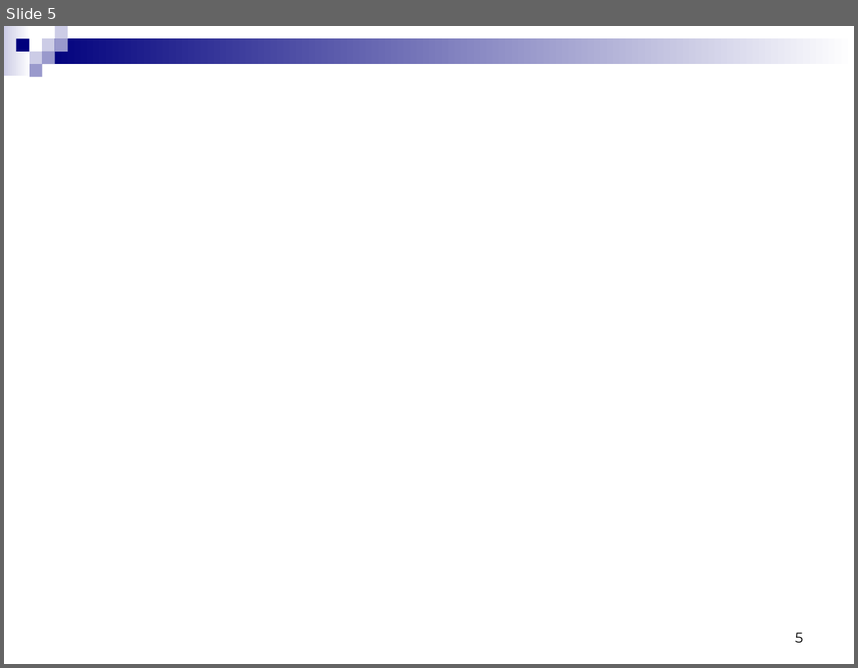
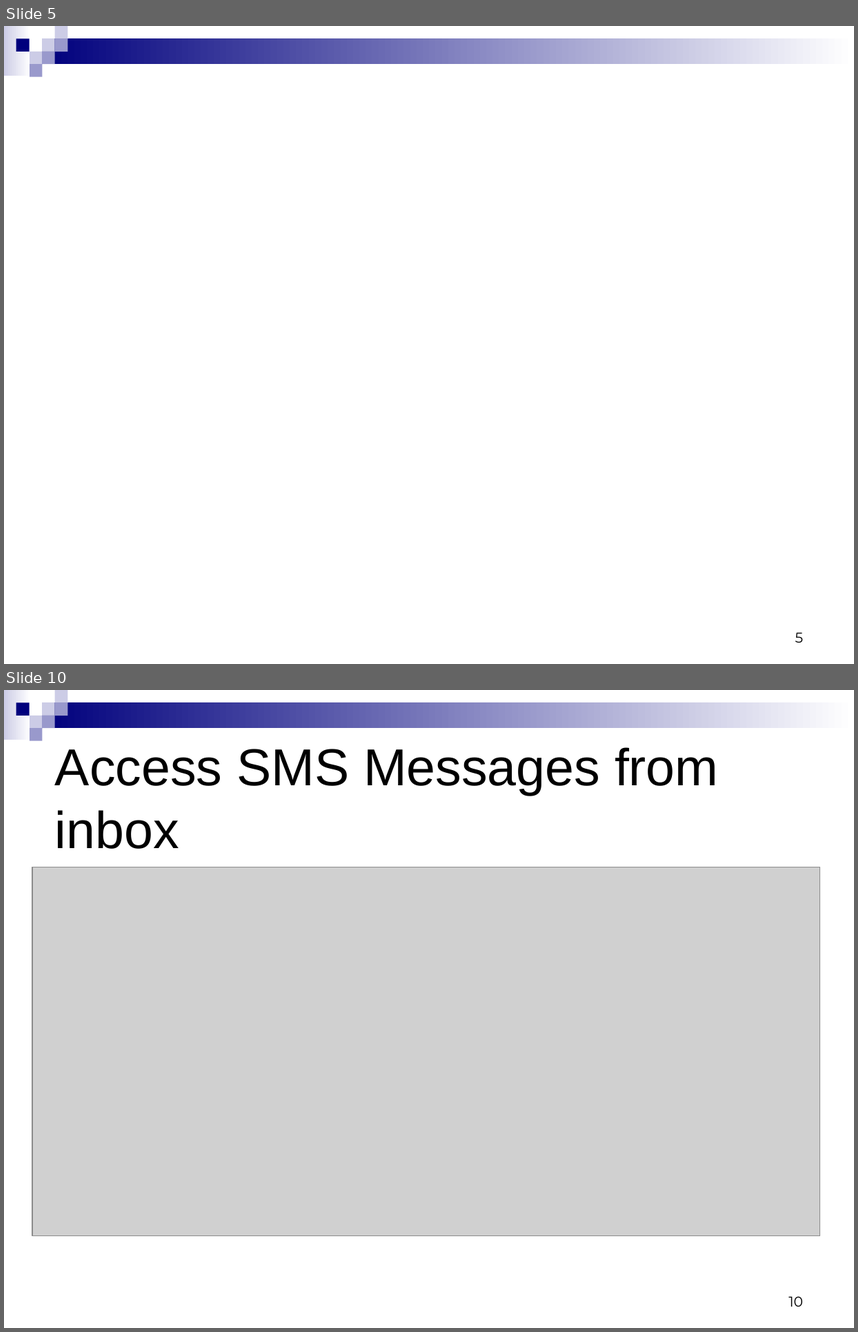
Before and after one commit to ndavidor/SmsTelephony, a slide deck: Telephony&SMS.ppt. Shown one above the other, each under a label of ours: slide 5 before the commit, slides 5 and 10 after it; the slides between them are not shown. The pictures are 858x668 and 858x1332 pixels, drawn with LibreOffice and Linux fonts; fonts in the diff are those of the drawing; grey boxes stand for pictures; background and template pictures are left out. Boxes give left, top, right and bottom in pixels: in the first picture for what was removed or moved away, otherwise in the second. Text is boxed around its words. In the diff, an @@ line names an element or a change of style, - is before the commit and + after.

```diff
--- a/Telephony&SMS.ppt
+++ b/Telephony&SMS.ppt
@@ slide 10 added at [4, 690, 854, 1328], background #FFFFFF; not listed: 9 template elements that a slide beside it also shows @@
@@ title added at [55, 747, 718, 849], 44 pt, text #000000 @@
+Access SMS Messages from inbox
@@ picture added at [32, 867, 820, 1236] @@
@@ page number added at [789, 1296, 803, 1306], 12 pt, text #000000 @@
+10
```
Also in this commit, not shown: 1 slide changed, 17 other slides added, 3 slides removed.
